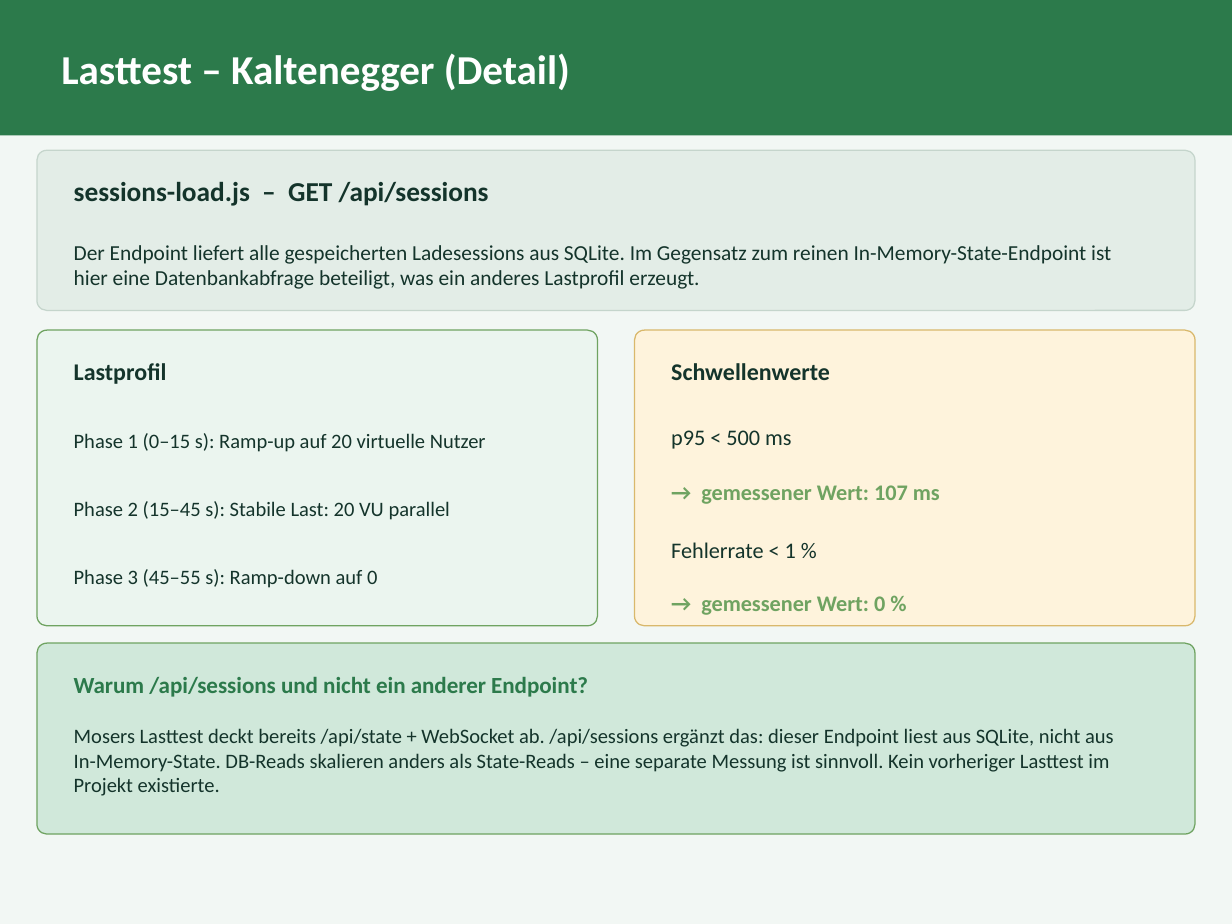
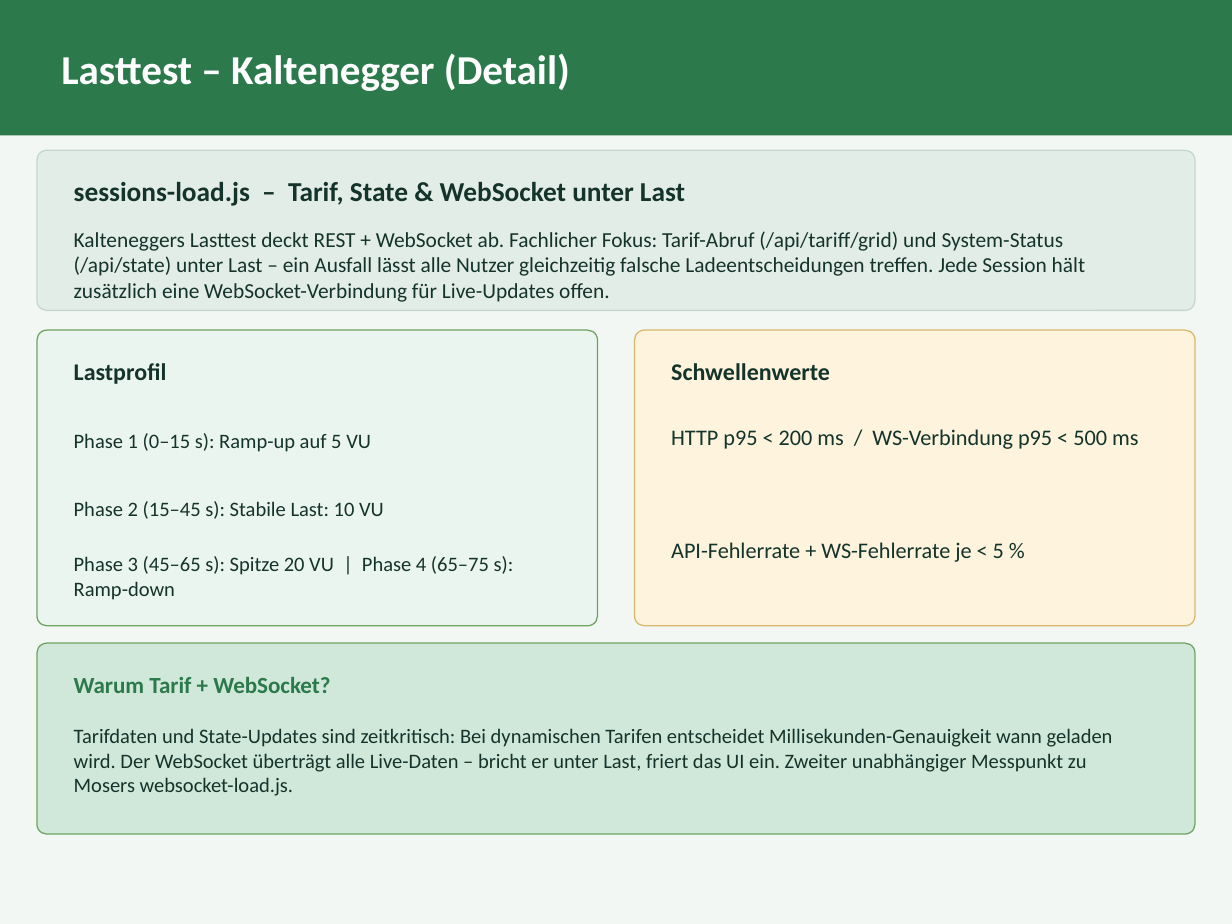
Before and after one commit to moserseb123/evcc, a slide deck: slide 14 of WAT4/kalt/PRESENTATION.pptx. Drawn at 1232x924 pixels with LibreOffice and Linux fonts; fonts in the diff are those of the drawing. Boxes give left, top, right and bottom in pixels: in the first picture for what was removed or moved away, otherwise in the second. Text is boxed around its words. In the diff, an @@ line names an element or a change of style, - is before the commit and + after.

```diff
--- a/WAT4/kalt/PRESENTATION.pptx
+++ b/WAT4/kalt/PRESENTATION.pptx
@@ text at [74,182,685,206]: text changed @@
-sessions-load.js – GET /api/sessions
+sessions-load.js – Tarif, State & WebSocket unter Last
@@ text at [74,231,1085,302]: text changed @@
-Der Endpoint liefert alle gespeicherten Ladesessions aus SQLite. Im Gegensatz zum reinen In-Memory-State-Endpoint ist hier eine Datenbankabfrage beteiligt, was ein anderes Lastprofil erzeugt.
+Kalteneggers Lasttest deckt REST + WebSocket ab. Fachlicher Fokus: Tarif-Abruf (/api/tariff/grid) und System-Status (/api/state) unter Last – ein Ausfall lässt alle Nutzer gleichzeitig falsche Ladeentscheidungen treffen. Jede Session hält zusätzlich eine WebSocket-Verbindung für Live-Updates offen.
@@ text at [74,433,371,452]: text changed @@
-Phase 1 (0–15 s): Ramp-up auf 20 virtuelle Nutzer
+Phase 1 (0–15 s): Ramp-up auf 5 VU
@@ text at [671,429,1138,449]: text changed @@
-p95 < 500 ms
+HTTP p95 < 200 ms / WS-Verbindung p95 < 500 ms
@@ text at [74,501,384,519]: text changed @@
-Phase 2 (15–45 s): Stabile Last: 20 VU parallel
+Phase 2 (15–45 s): Stabile Last: 10 VU
@@ text removed at [701,485,940,504] @@
-→ gemessener Wert: 107 ms
@@ text at [74,556,514,600]: text changed @@
-Phase 3 (45–55 s): Ramp-down auf 0
+Phase 3 (45–65 s): Spitze 20 VU | Phase 4 (65–75 s): Ramp-down
@@ text at [671,542,1004,562]: text changed @@
-Fehlerrate < 1 %
+API-Fehlerrate + WS-Fehlerrate je < 5 %
@@ text removed at [701,596,885,615] @@
-→ gemessener Wert: 0 %
@@ text at [74,677,330,693]: text changed @@
-Warum /api/sessions und nicht ein anderer Endpoint?
+Warum Tarif + WebSocket?
@@ text at [74,728,1113,796]: text changed @@
-Mosers Lasttest deckt bereits /api/state + WebSocket ab. /api/sessions ergänzt das: dieser Endpoint liest aus SQLite, nicht aus In-Memory-State. DB-Reads skalieren anders als State-Reads – eine separate Messung ist sinnvoll. Kein vorheriger Lasttest im Projekt existierte.
+Tarifdaten und State-Updates sind zeitkritisch: Bei dynamischen Tarifen entscheidet Millisekunden-Genauigkeit wann geladen wird. Der WebSocket überträgt alle Live-Daten – bricht er unter Last, friert das UI ein. Zweiter unabhängiger Messpunkt zu Mosers websocket-load.js.
```
Also in this commit, not shown: 9 other slides changed, 21 other files.
